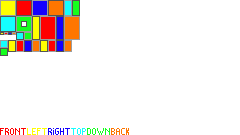
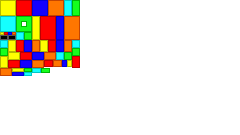
Before/after of a 240x135 layered artwork. What changed in the layer stack:
added layer "eyes" above "head" over bbox(0, 35, 16, 40)
added layer "head" above "neck" over bbox(0, 0, 64, 32)
added layer "neck" above "torso" over bbox(0, 32, 16, 35)
added layer "torso" above "arm2" over bbox(32, 0, 80, 40)
added layer "arm2" above "arm" over bbox(8, 40, 80, 60)
added layer "arm" above "hand" over bbox(8, 32, 40, 52)
added layer "hand" above "leg2" over bbox(32, 60, 72, 73)
added layer "leg2" above "leg" over bbox(0, 52, 72, 68)
added layer "leg" above "feet" over bbox(0, 40, 72, 56)
added layer "feet" above "Fundo" over bbox(0, 56, 80, 76)
hid "Fundo", painted on it over bbox(0, 0, 129, 135)
